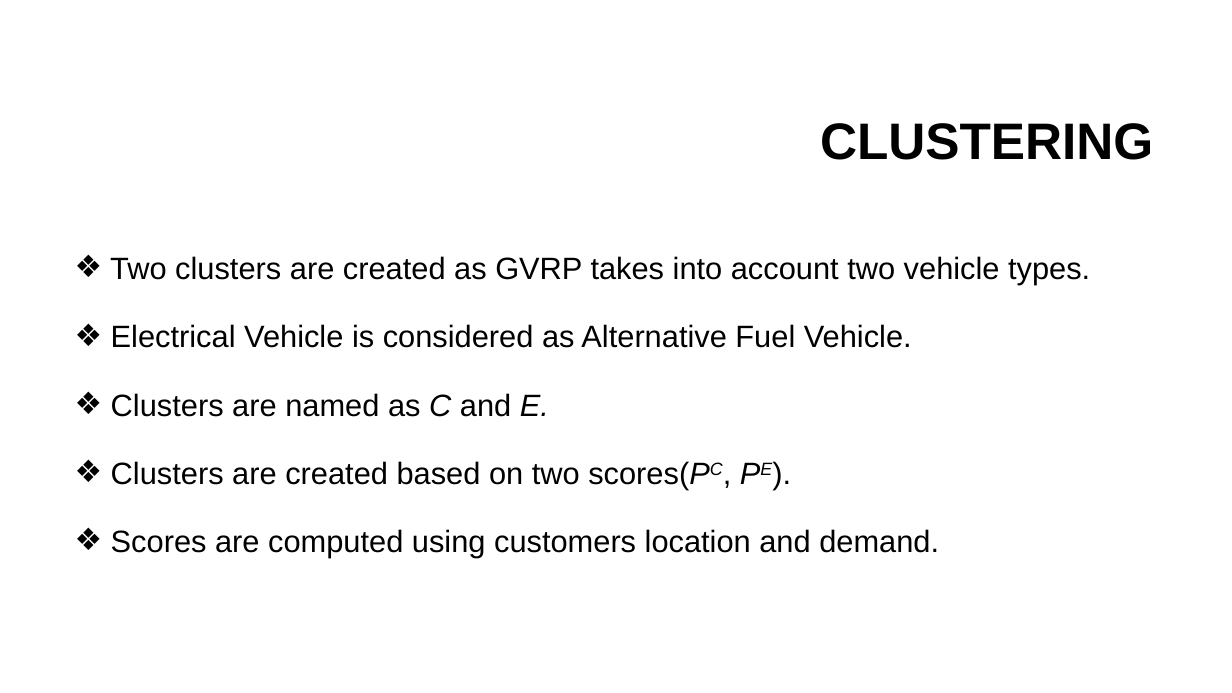
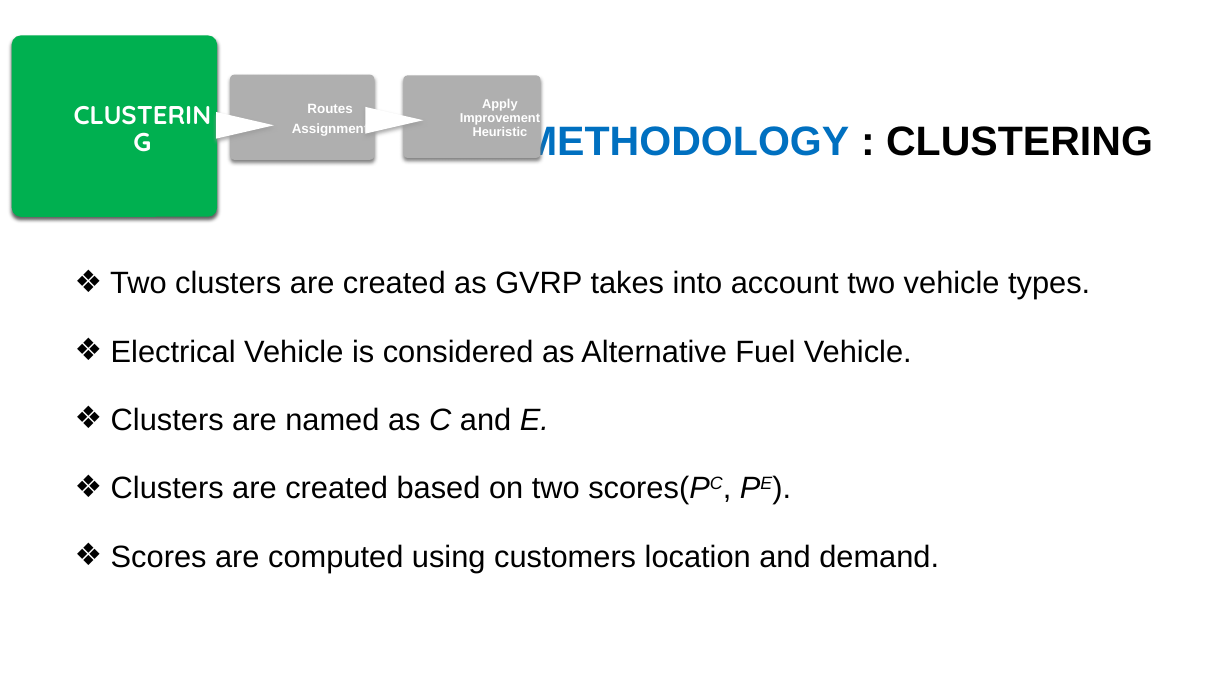
Before and after one commit to nayan082/Thesis-report-slide, a slide deck: slide 9 of 1507082.pptx (slide 6 before the commit). Drawn at 1232x693 pixels with LibreOffice and Linux fonts; fonts in the diff are those of the drawing; background and template pictures are left out. Boxes give left, top, right and bottom in pixels: in the first picture for what was removed or moved away, otherwise in the second. Text is boxed around its words. In the diff, an @@ line names an element or a change of style, - is before the commit and + after.

```diff
--- a/1507082.pptx
+++ b/1507082.pptx
@@ group added at [12, 35, 540, 216]: 3 rounded rectangles, 3 texts, 2 flow chart extracts @@
+CLUSTERING
+Routes
+Assignment
+Apply Improvement Heuristic
@@ title at [523, 123, 1153, 162]: text changed; size 40 to 32 pt; text colour #000000 to #0070C0 @@
-CLUSTERING
+METHODOLOGY : CLUSTERING
@@ text "Two clusters are created as ...": place and size @@
-text "Two clusters are created as ..." at [110, 256, 1090, 558]
+text "Two clusters are created as ..." at [110, 270, 1090, 572]
```
Also in this commit, not shown: 16 other slides changed, 7 slides added, 2 other files.
